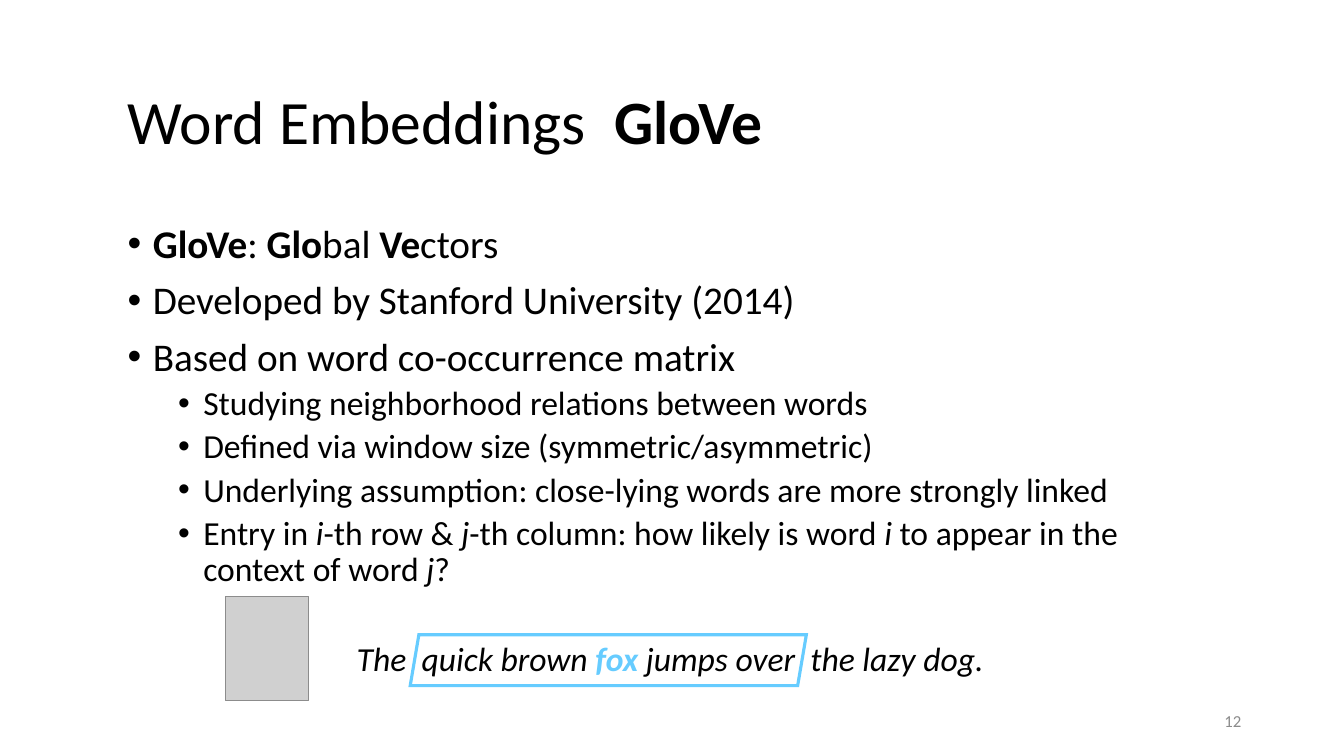
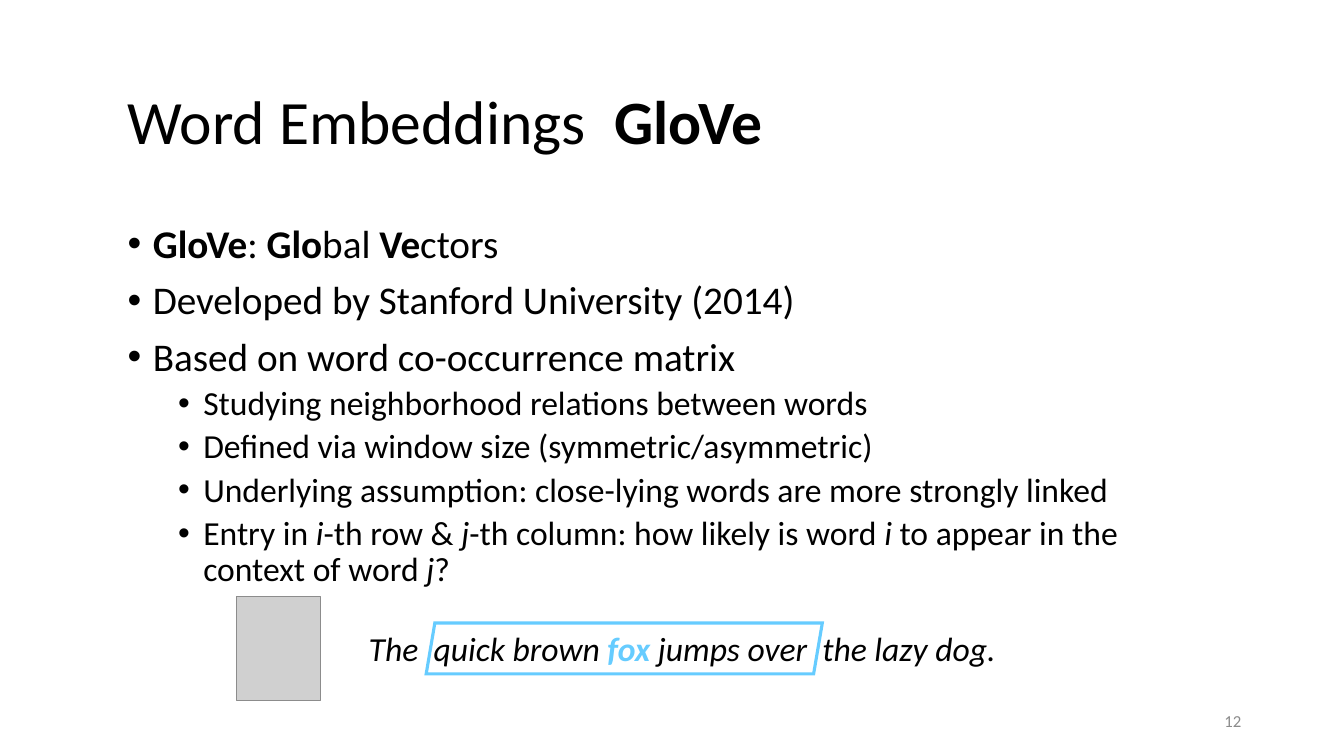
Before and after one commit to lisa-wm/consulting, a slide deck: slide 12 of 5_seminar/Contents_Part_02/slides/slides_II_3.pptx. Drawn at 1344x756 pixels with LibreOffice and Linux fonts; fonts in the diff are those of the drawing; grey boxes stand for pictures. Boxes give left, top, right and bottom in pixels: in the first picture for what was removed or moved away, otherwise in the second. Text is boxed around its words. In the diff, an @@ line names an element or a change of style, - is before the commit and + after.

Commit message:
worked on embedding and ml content

```diff
--- a/5_seminar/Contents_Part_02/slides/slides_II_3.pptx
+++ b/5_seminar/Contents_Part_02/slides/slides_II_3.pptx
@@ picture: place and size @@
-picture at [225, 597, 309, 701]
+picture at [237, 597, 321, 701]
@@ text "The quick brown fox jumps ...": place and size @@
-text "The quick brown fox jumps ..." at [357, 647, 983, 677]
+text "The quick brown fox jumps ..." at [369, 634, 995, 667]
@@ parallelogram: place and size @@
-parallelogram at [410, 635, 807, 686]
+parallelogram at [426, 623, 823, 674]
```
Also in this commit, not shown: 2 other slides changed, 12 slides added, 1 slide removed, 3 other files.
